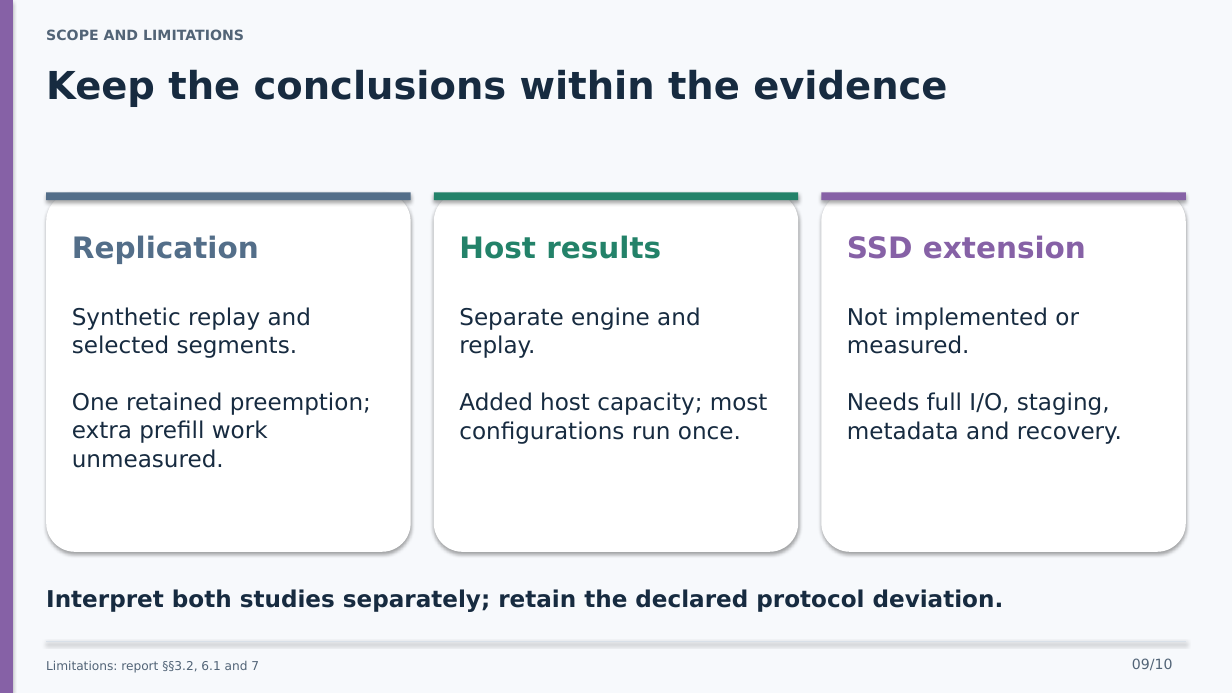
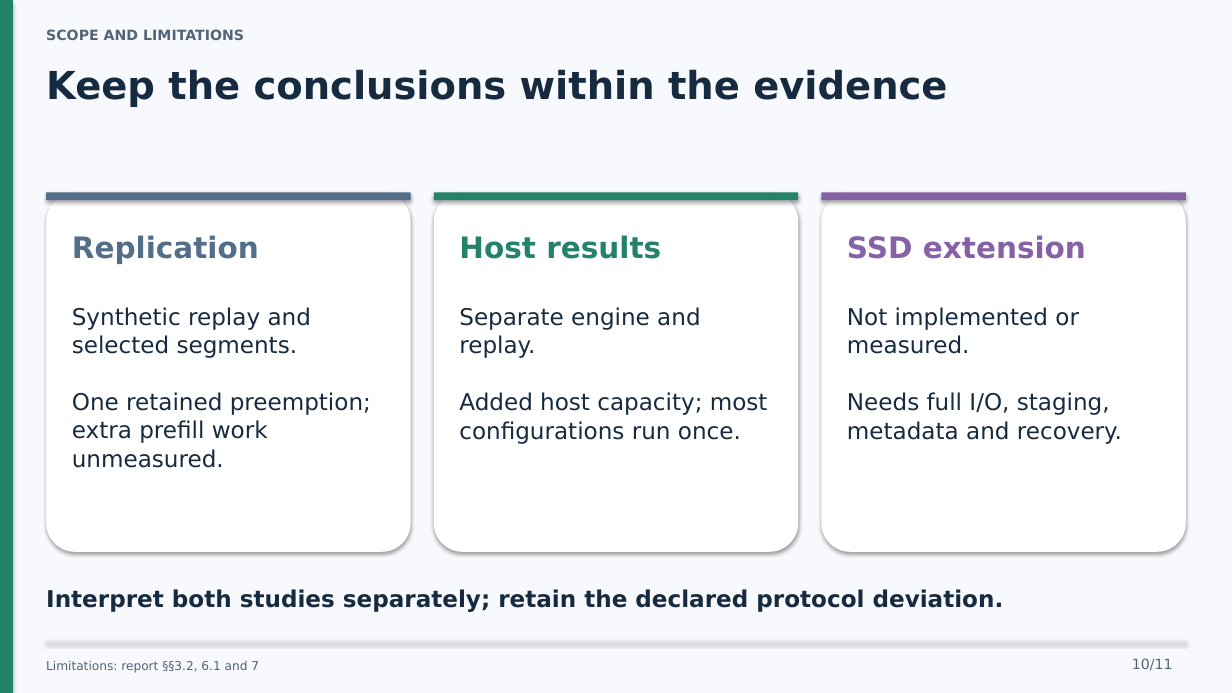
Before and after one commit to ahz-r3v/Distributed-System-Project, a slide deck: slide 10 of presentation/cachewise-10-minute-talk.pptx (slide 9 before the commit). Drawn at 1232x693 pixels with LibreOffice and Linux fonts; fonts in the diff are those of the drawing. Boxes give left, top, right and bottom in pixels: in the first picture for what was removed or moved away, otherwise in the second. Text is boxed around its words. In the diff, an @@ line names an element or a change of style, - is before the commit and + after.

```diff
--- a/presentation/cachewise-10-minute-talk.pptx
+++ b/presentation/cachewise-10-minute-talk.pptx
@@ rectangle at <box>0,0,13,693</box>: fill #8661A6 to #238269 @@
@@ text at <box>1132,658,1173,671</box>: text changed @@
-09/10
+10/11
```
Also in this commit, not shown: 9 other slides changed, 1 slide added, 11 other files.
